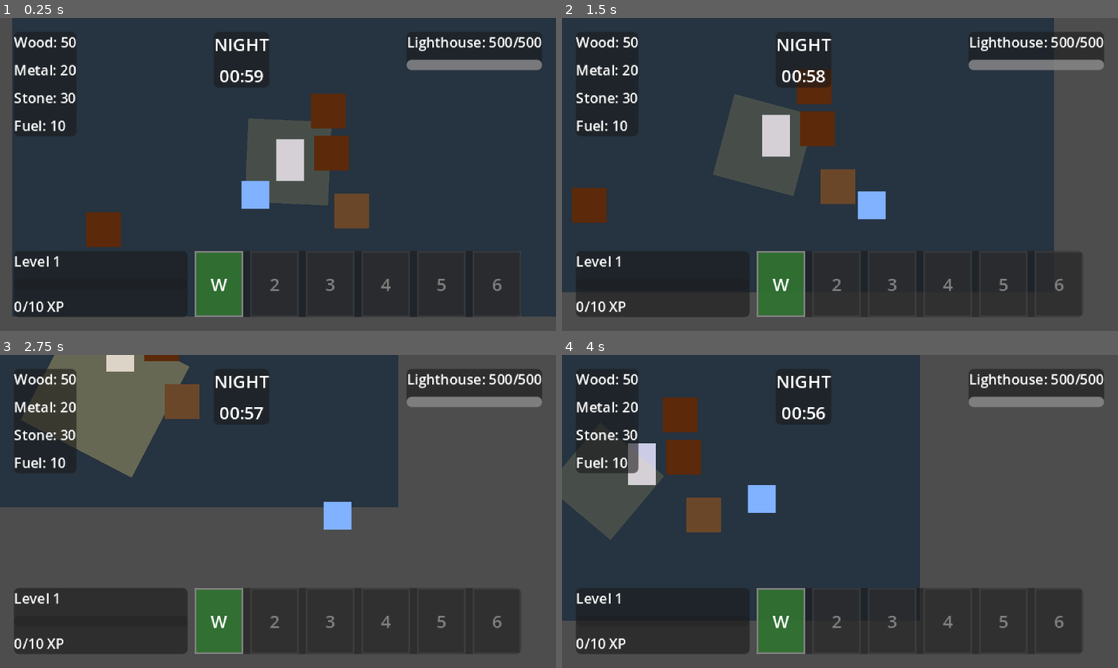
Above: before the commit, frames 1-4 (two rows, left to right).
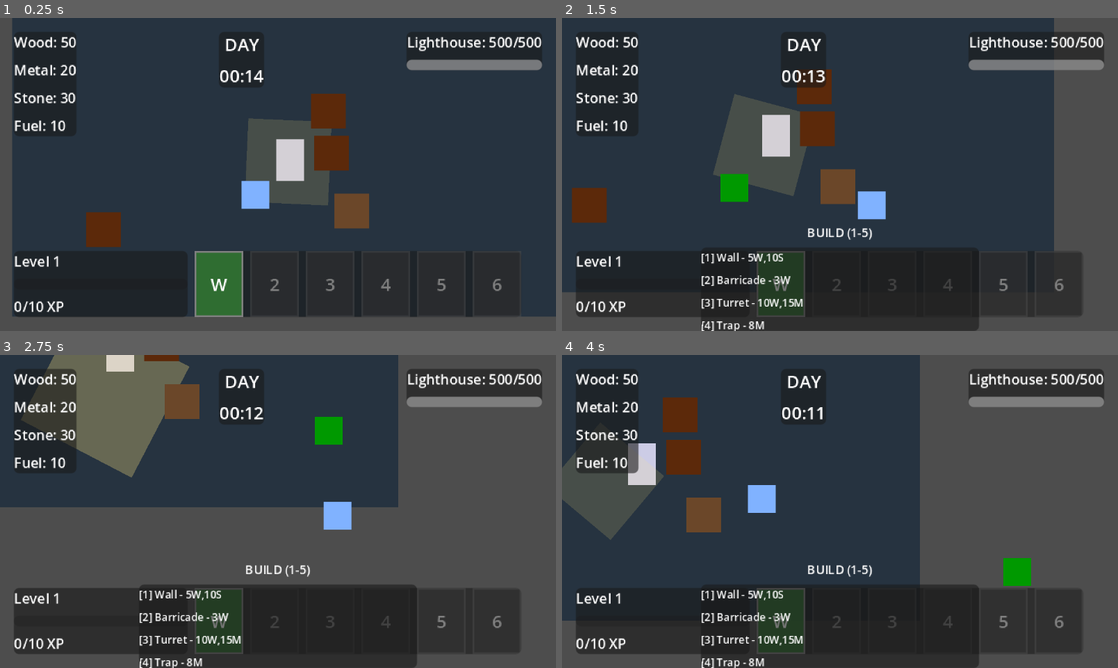
Above: after the commit, the same moments.

Repository: Giorino/last-lighthouse
Game: Godot game, scene res://scenes/main/game.tscn
Same seed, same stepped clock (60 frames per second), same inputs: the game is played once before the commit and once after it. This scene is started directly instead of the project's main scene.
Inputs (mouse positions are in pixels of both pictures, inside the frame that each line leads up to):
- Up to frame 1 (0.25 s): no input
- Up to frame 2 (1.5 s): tap Enter at 0.5 s; move the mouse to (962, 158) at 0.52 s; hold D (move_right) 0.53-1.28 s; hold B (build_mode) 0.53-1.28 s; click (962, 158) at 0.67 s; move the mouse to (728, 190) at 1.27 s; hold S (move_down) from 1.28 s (still down); tap E (interact) at 1.35 s
- Up to frame 3 (2.75 s): move the mouse to (333, 442) at 2.02 s; release S (move_down) at 2.03 s; hold D (move_right) from 2.03 s (still down); hold Space (lighthouse_beam) from 2.03 s (still down)
- Up to frame 4 (4 s): move the mouse to (812, 574) at 2.77 s; release D (move_right) at 2.78 s; release Space (lighthouse_beam) at 2.78 s; hold W (move_up) 2.78-3.53 s; tap R (repair) at 2.85 s; click (812, 574) at 2.92 s; move the mouse to (1006, 558) at 3.52 s; hold A (move_left) from 3.53 s (still down); tap F at 3.6 s

The runs differ from the first frame. In frame 1, 0.4% of the frame differs, in the area x 38-49%, y 6-21%; in frame 2, 5.6%; in frame 3, 6.2%, in the area x 25-75%, y 6-100%; in frame 4, 5.7%.

Commit message:
Improve FTUE: Start with Day 1 instead of Night 1
Changed starting phase based on game design analysis:

**Changes:**
- Game now starts with Day 1 (15 seconds) instead of Night 1
- Day 1 is tutorial phase: 15s to orient and build first defense
- Day 2+ are normal: 30s build phases
- Added tutorial notification: "Day 1 - Build defenses! Night approaches in 15 seconds..."
- Adjusted warning threshold: 5s for Day 1, 10s for Day 2+

**Design Rationale:**
1. Teaches core loop immediately (Day = Build, Night = Survive)
2. Respects tower defense roots (prep before horde)
3. Creates anticipation and tension
4. Better first impression than empty Night 1
5. Natural pacing: Prepare → Survive → Prepare → Survive

**The Hybrid Identity:**
This is NOT pure Vampire Survivors - it's VS + Tower Defense.
Starting with day phase reinforces that building is core to the game.

**Night Number as Score:**
Night indicator stays (it's your achievement metric in endless mode).
Think "I survived until Night 27!" like wave count in other endless games.

Game flow now:
Day 1 (15s) → Night 1 (60s) → Day 2 (30s) → Night 2 (90s) → ...

Diff:
--- a/scripts/gameplay/day_night_cycle.gd
+++ b/scripts/gameplay/day_night_cycle.gd
@@ -3,7 +3,7 @@
 extends Node
 
 ## Current phase and timing
-var current_phase: Constants.Phase = Constants.Phase.NIGHT
+var current_phase: Constants.Phase = Constants.Phase.DAY
 var time_remaining: float = 0.0
 var current_night: int = 1
 
@@ -11,8 +11,8 @@
 var warned_30_seconds: bool = false
 
 func _ready() -> void:
-	# PHASE 5: Start with first night (not day)
-	start_night_phase()
+	# PHASE 5D: Start with Day 1 (15s tutorial phase)
+	start_day_phase()
 
 func _process(delta: float) -> void:
 	if GameManager.is_paused:
@@ -28,11 +28,13 @@
 func _process_day_phase(delta: float) -> void:
 	time_remaining -= delta
 
-	# PHASE 5: Day is only 30s, warn at 10s
-	if time_remaining <= 10.0 and not warned_30_seconds:
+	# PHASE 5D: Warn at 10s (unless Day 1 which is only 15s)
+	var warning_threshold = 5.0 if current_night == 1 else 10.0
+
+	if time_remaining <= warning_threshold and not warned_30_seconds:
 		warned_30_seconds = true
-		EventBus.night_approaching.emit(10)
-		EventBus.show_notification.emit("Night approaches in 10 seconds!")
+		EventBus.night_approaching.emit(int(warning_threshold))
+		EventBus.show_notification.emit("Night approaches in %d seconds!" % int(warning_threshold))
 
 	if time_remaining <= 0:
 		# PHASE 5: Go directly to night (no transition)
@@ -50,15 +52,25 @@
 
 func start_day_phase() -> void:
 	current_phase = Constants.Phase.DAY
-	time_remaining = Constants.DAY_DURATION  # 30 seconds
 	warned_30_seconds = false
+
+	# PHASE 5D: Day 1 is slightly longer (15s tutorial), Day 2+ is 30s
+	if current_night == 1:
+		time_remaining = 15.0  # First day: 15 seconds to learn
+		EventBus.show_notification.emit("Day 1 - Build defenses! Night approaches in 15 seconds...")
+	else:
+		time_remaining = Constants.DAY_DURATION  # 30 seconds
 
 	# PHASE 5: Enable building during day
 	GameManager.enable_building = true
 	GameManager.enable_scavenging = false  # No scavenging in Phase 5
 
 	EventBus.day_started.emit()
-	print("=== DAY %d STARTED (30s build phase) ===" % current_night)
+
+	if current_night == 1:
+		print("=== DAY 1 STARTED (15s tutorial phase) ===")
+	else:
+		print("=== DAY %d STARTED (30s build phase) ===" % current_night)
 
 func start_night_phase() -> void:
 	current_phase = Constants.Phase.NIGHT
